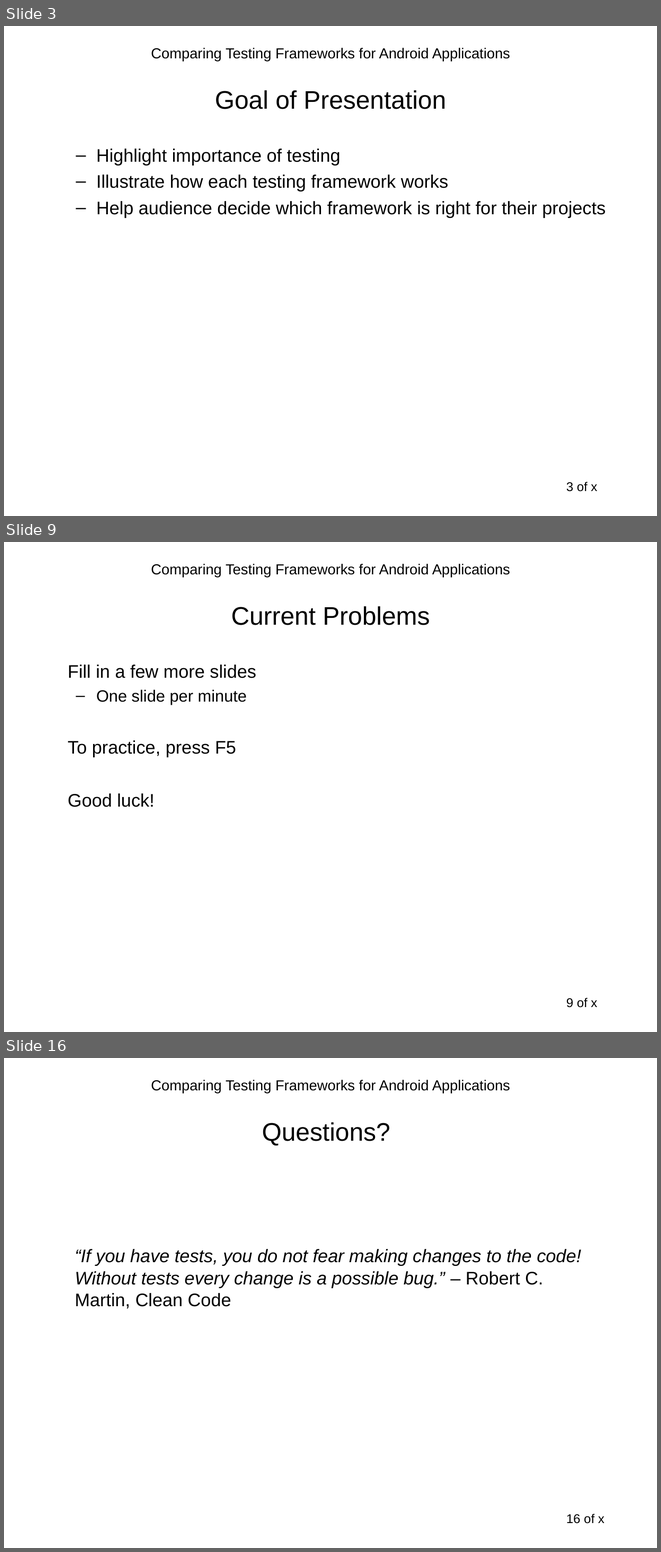
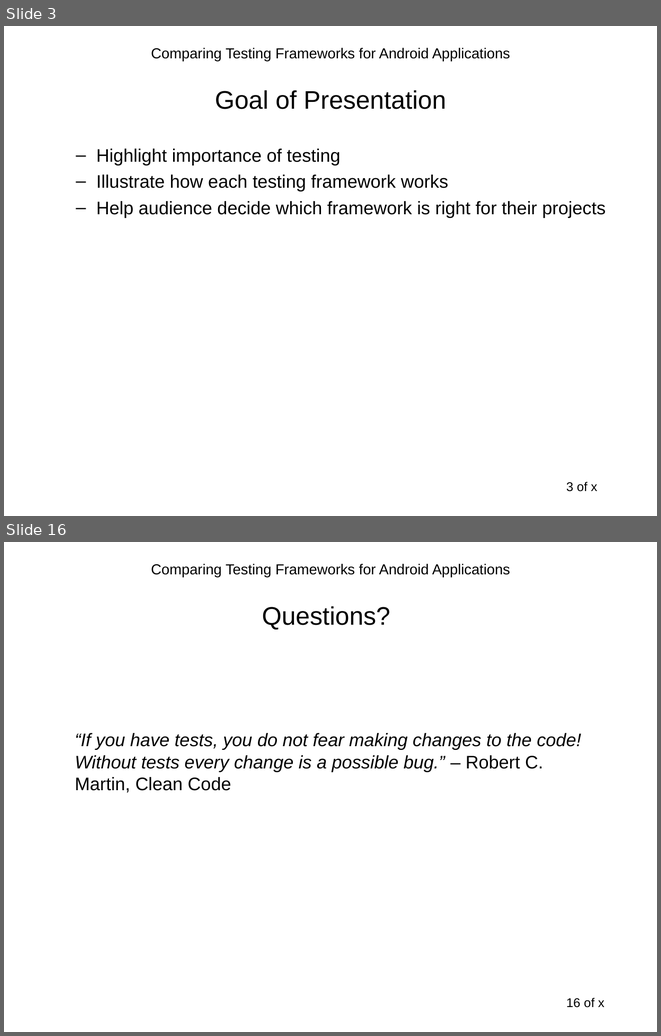
Before and after one commit to sahiljain/tpm, a slide deck: s44jain_tpm.ppt. Shown one above the other, each under a label of ours: slides 3, 9 and 16 before the commit, slides 3 and 16 after it; the slides between them are not shown. The pictures are 661x1552 and 661x1036 pixels, drawn with LibreOffice and Linux fonts; fonts in the diff are those of the drawing. Boxes give left, top, right and bottom in pixels: in the first picture for what was removed or moved away, otherwise in the second. Text is boxed around its words. In the diff, an @@ line names an element or a change of style, - is before the commit and + after.

```diff
--- a/s44jain_tpm.ppt
+++ b/s44jain_tpm.ppt
@@ slide 9 removed at <box>4,542,657,1032</box>, background #FFFFFF; not listed: 2 template elements that a slide beside it also shows @@
@@ title removed at <box>231,606,430,625</box> @@
-Current Problems
@@ text removed at <box>68,664,256,807</box> @@
-Fill in a few more slides
-  – One slide per minute
-To practice, press F5
-Good luck!
```
Also in this commit, not shown: 7 slides changed, 4 slides added, 3 other slides removed.
